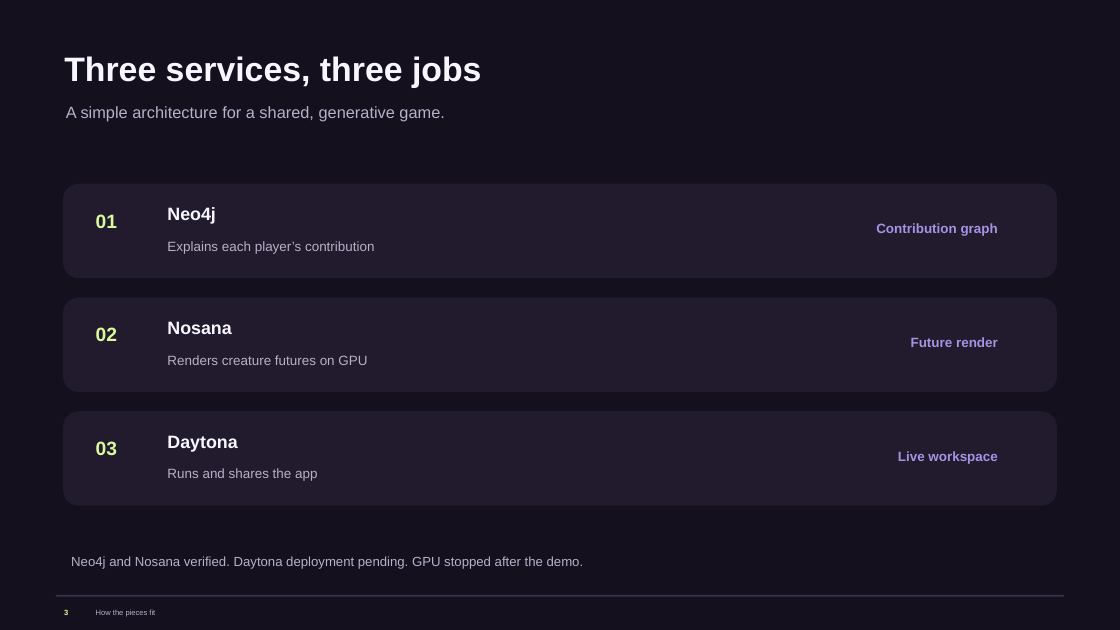
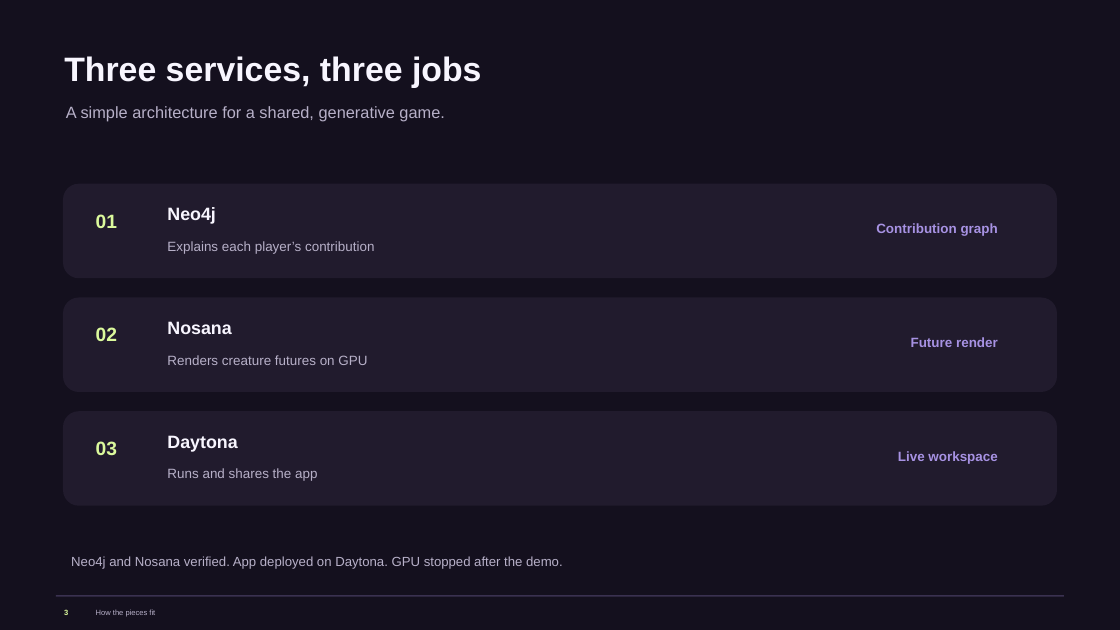
Before and after one commit to mayonaka-ratori/minna-de-monster, a slide deck: slide 3 of docs/hatch-3slides.pptx. Drawn at 1120x630 pixels with LibreOffice and Linux fonts; fonts in the diff are those of the drawing. Boxes give left, top, right and bottom in pixels: in the first picture for what was removed or moved away, otherwise in the second. Text is boxed around its words. In the diff, an @@ line names an element or a change of style, - is before the commit and + after.

Commit message:
Fix Daytona authentication and deploy the public app

```diff
--- a/docs/hatch-3slides.pptx
+++ b/docs/hatch-3slides.pptx
@@ text at [71, 556, 563, 569]: text changed @@
-Neo4j and Nosana verified. Daytona deployment pending. GPU stopped after the demo.
+Neo4j and Nosana verified. App deployed on Daytona. GPU stopped after the demo.
```
Also in this commit, not shown: 3 other files.
